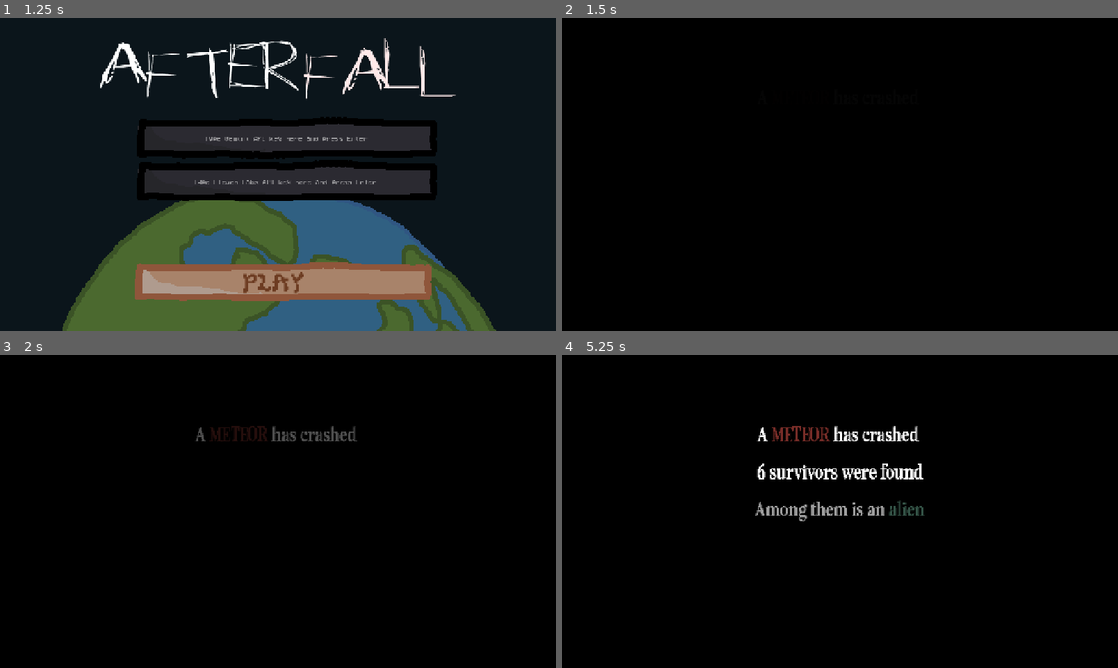
Above: before the commit, frames 1-4 (two rows, left to right).
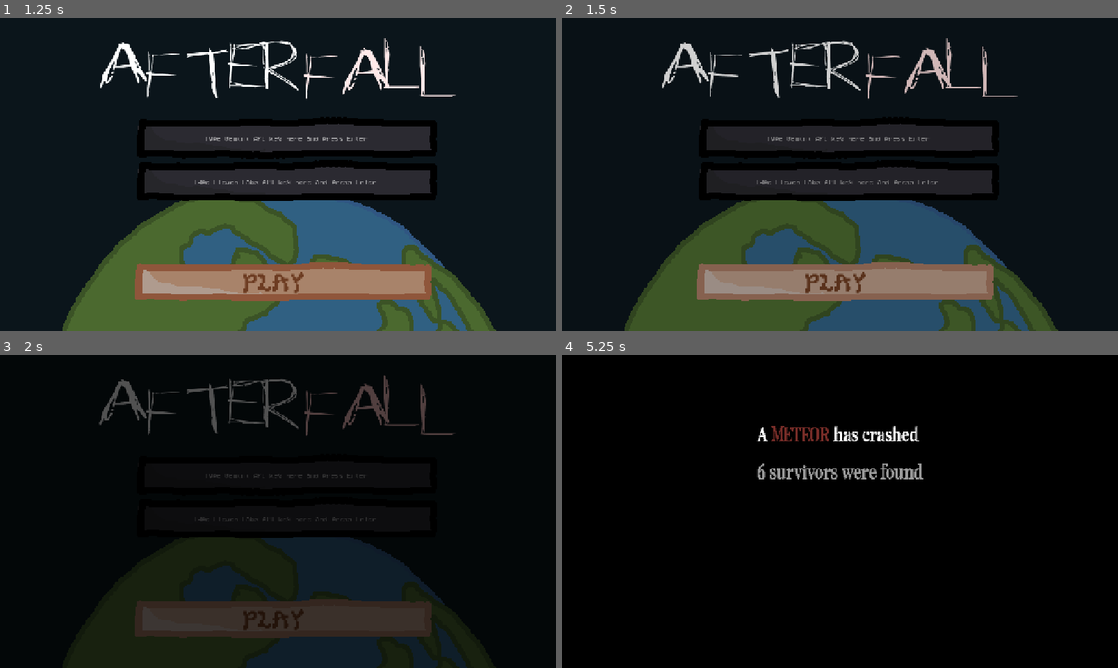
Above: after the commit, the same moments.

Repository: Caz080/AfterFall
Game: Godot game, scene res://Assets/Scenes/main.tscn
Two runs of this game, one before a commit and one after it. Both use one fixed random seed, a clock stepped at 60 frames per second and the inputs below.
Inputs (mouse positions are in pixels of both pictures, inside the frame that each line leads up to):
- Up to frame 1 (1.25 s): click (283, 140) at 0.52 s; type "12" at 0.6 s; click (283, 180) at 0.75 s; type "12" at 0.83 s
- Up to frame 2 (1.5 s): click "PLAY" at 1.25 s
- Up to frame 3 (2 s): no input
- Up to frame 4 (5.25 s): click (845, 617) at 2 s, where only the run after the commit has a clickable "PLAY"; tap Enter (ui_accept) at 2.75, 3.02, 3.77 s; move the mouse to (962, 495) at 2.77 s; hold Right (move_right) 2.78-3.53 s; hold Space (push_to_talk) 2.78-3.53 s; move the mouse to (728, 527) at 3.52 s; hold Left (move_left) 3.53-4.28 s; tap Space (push_to_talk) at 3.6, 5.1 s; move the mouse to (895, 442) at 4.27 s; hold Space (push_to_talk) 4.28-5.03 s; hold Right (move_right) from 4.28 s (still down); move the mouse to (812, 574) at 5.02 s

Frame 1 is identical in both runs. In frame 2, 35% of the frame differs, in the area x 11-90%, y 6-100%; in frame 3, 28%; in frame 4, 1.4%.

Commit message:
Major changes

Diff:
--- a/projectreal/Assets/Scenes/game.tscn
+++ b/projectreal/Assets/Scenes/game.tscn
@@ -383,29 +383,29 @@
 
 [node name="shootAudio" type="AudioStreamPlayer" parent="." unique_id=1664478460]
 stream = ExtResource("14_sqxpa")
-volume_db = 5.0
+volume_db = 2.5
 pitch_scale = 1.5
 
 [node name="buildupAudio" type="AudioStreamPlayer" parent="." unique_id=1185412878]
 stream = ExtResource("14_yhnra")
-volume_db = 10.0
+volume_db = 7.5
 pitch_scale = 0.5
 
 [node name="cutAudio" type="AudioStreamPlayer" parent="." unique_id=2004455643]
 stream = ExtResource("16_sqxpa")
-volume_db = 10.0
+volume_db = 7.5
 pitch_scale = 0.5
 
 [node name="clockBg" type="AudioStreamPlayer" parent="." unique_id=328375977]
 stream = ExtResource("15_wknnu")
-volume_db = 5.0
+volume_db = 2.5
 autoplay = true
 
 [node name="scarystringsfx" type="AudioStreamPlayer" parent="." unique_id=1700821661]
 stream = ExtResource("16_g77ca")
-volume_db = 15.0
+volume_db = 7.5
 
 [node name="screamSfx" type="AudioStreamPlayer" parent="." unique_id=886696690]
 stream = ExtResource("17_p7xq5")
-volume_db = 10.0
+volume_db = 7.5
 pitch_scale = 0.5
--- a/projectreal/Assets/Scenes/main.tscn
+++ b/projectreal/Assets/Scenes/main.tscn
@@ -9,6 +9,7 @@
 [ext_resource type="Texture2D" uid="uid://lj4l4q3uatic" path="res://Assets/Sprites/Sprite-textbox.png" id="4_rvsrt"]
 [ext_resource type="Texture2D" uid="uid://bnb53h6nnr2pd" path="res://Assets/Sprites/playbutton.png" id="5_acsc0"]
 [ext_resource type="Texture2D" uid="uid://bga8hlbfpr55w" path="res://Assets/Sprites/playbuttonhover.png" id="7_4357x"]
+[ext_resource type="AudioStream" uid="uid://gvko3g2nqhiu" path="res://Assets/Sounds/button_click.mp3" id="10_f1jyc"]
 
 [sub_resource type="StyleBoxEmpty" id="StyleBoxEmpty_nacht"]
 
@@ -151,4 +152,7 @@
 horizontal_alignment = 1
 vertical_alignment = 1
 
+[node name="buttonAudio" type="AudioStreamPlayer" parent="." unique_id=1448066430]
+stream = ExtResource("10_f1jyc")
+
 [connection signal="pressed" from="playBtn" to="." method="playBtn"]
--- a/projectreal/Assets/Scenes/titleScreenScript.gd
+++ b/projectreal/Assets/Scenes/titleScreenScript.gd
@@ -85,7 +85,9 @@
 
 
 func playBtn():
+	$buttonAudio.play()
 	fade_in()
+	await get_tree().create_timer(1.5).timeout
 	#self.queue_free()
 	#var newIntroScene = introScene.instantiate()
 	#get_tree().change_scene_to_node(newIntroScene)
--- a/projectreal/Assets/Scripts/gameHandler.gd
+++ b/projectreal/Assets/Scripts/gameHandler.gd
@@ -40,6 +40,7 @@
 	HttpManager.ask_question(t, currentPlayer.currentNPC, textbox)
 
 func _on_guess_btn_pressed() -> void:
+	if not currentPlayer.active: return
 	$gameUI/Control.visible = false
 	$gameUI/guessBtn.visible = false
 	$gameUI/TextureRect.visible = false
--- a/projectreal/project.godot
+++ b/projectreal/project.godot
@@ -59,3 +59,4 @@
 
 textures/canvas_textures/default_texture_filter=0
 rendering_device/driver.windows="d3d12"
+textures/vram_compression/import_etc2_astc=true
Not shown, changed: projectreal/Assets/Sprites/Alien/Sprite-Alien-Head.png.import
Not shown, changed: projectreal/Assets/Sprites/Alien/Sprite-Alien-Neck.png.import
Not shown, changed: projectreal/Assets/Sprites/Alien/Sprite-Alien-Torso.png.import
Not shown, changed: projectreal/Assets/Sprites/Hairs/Sprite-Hair-1-Base.png.import
Not shown, changed: projectreal/Assets/Sprites/Hairs/Sprite-Hair-2-Base.png.import
Not shown, changed: projectreal/Assets/Sprites/Hairs/Sprite-Hair-3-Base.png.import
Not shown, changed: projectreal/Assets/Sprites/Hairs/Sprite-Hair-4-Base.png.import
Not shown, changed: projectreal/Assets/Sprites/Hairs/Sprite-Hair-5-Base.png.import
Not shown, changed: projectreal/Assets/Sprites/Person/Sprite-Person-Body.png.import
Not shown, changed: projectreal/Assets/Sprites/Person/Sprite-Person-Head.png.import
Not shown, changed: projectreal/Assets/Sprites/Shirts/Sprite-Regular-Shirt-Base.png.import
Not shown, changed: projectreal/Assets/Sprites/Sprite-Table.png.import
(and 5 more such lines)
